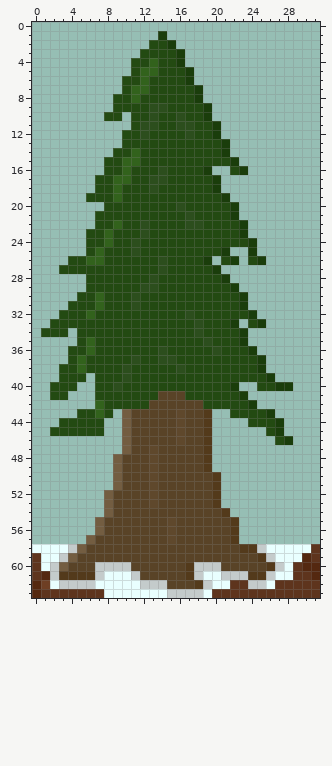
Two versions of one pixel-art sprite, src/Blizzard/data/TreeTileColeNeves.png. This is how it looked before the edit.
The file is 64x128 pixels, drawn in blocks of 2x2; one block is one cell here. Colours within 5 levels of each other are drawn and written as one.
And afterwards:
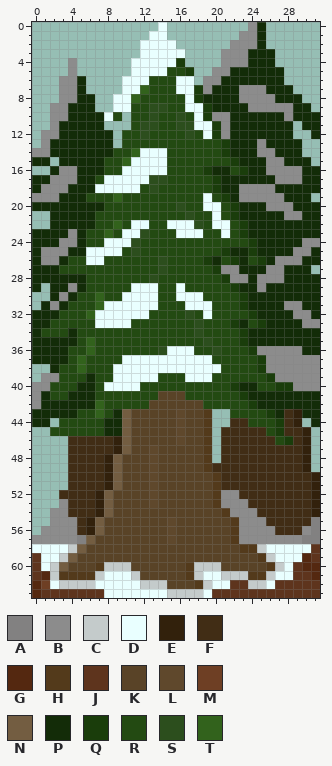
Palette (. is transparent): A #828181  B #8c8c8c  C #c4cbcb  D #e9ffff  E #32210c  F #412d15  G #542810  H #533a1b  J #5e341d  K #594327  L #5f482c  M #6e3f24  N #735d41  P #132c08  Q #1a3d0b  R #234a12  S #2c4e1d  T #32621c
Changes in this commit:
y 0: x 14 . -> D; x 24..25 .. -> BP
y 1: x 13..14 .Q -> DD; x 23..25 ... -> BBP
y 2: x 12..15 .RRQ -> DDDD; x 22..25 .... -> BBBP
y 3: x 12..16 RRRRQ -> DDDDD; x 21..26 ...... -> BBBPPP
y 4: x 4 . -> B; x 11..15 RRTRR -> DDDDD; x 21..26 ...... -> BBBPPP
y 5: x 4 . -> B; x 11..14 RTTR -> DDDD; x 20..27 ........ -> BBPPPPPP
y 6: x 3..5 ... -> BBP; x 10..12 RRT -> DDD; x 16..17 RQ -> DD; x 19..27 ......... -> BBPPPPPPP
y 7: x 3..5 ... -> BBP; x 10..11 RT -> DD; x 16..17 RR -> DD; x 19..28 .......... -> BPPPBBBPPP
y 8: x 3..6 .... -> BBPP; x 9..10 RR -> DD; x 17 R -> D; x 19..29 ........... -> PPPPBBBBPPP
y 9: x 2..6 ..... -> BBPPP; x 9..10 RR -> DD; x 17..18 RR -> DD; x 20..30 ........... -> PPPPBBBBBPP
y 10: x 2..8 ......R -> BBPPPPD; x 18 R -> D; x 20..31 ............ -> BBPPPPPPBPPP
y 11: x 2..7 ...... -> BPPPPP; x 18..19 RR -> DD; x 21..28 ........ -> BPPPPPPP; x 30..31 .. -> PP
y 12: x 1..8 ........ -> BBPPPPPP; x 19 R -> D; x 21..28 ........ -> BPPPPPPP; x 31 . -> P
y 13: x 1..8 ........ -> BPPPPPPP; x 22..29 ........ -> PPPBPPPP
y 14: x 0..8 ......... -> BBPPPPPPP; x 12..14 RRR -> DDD; x 22..29 ........ -> PPPBBPPP
y 15: x 0..1 .. -> PP; x 3..7 ..... -> PPPPP; x 11..14 TRRR -> DDDD; x 23..30 ........ -> PPPBBPPP
y 16: x 2..7 ...... -> PBBPPP; x 10..14 TRRRS -> DDDDD; x 20..21 .. -> PP; x 24..31 ........ -> PPBBBBPP
y 17: x 0..6 ....... -> PPBBBPP; x 8..12 RTTRR -> DDDDD; x 21..31 ........... -> PPPPPPBBBPP
y 18: x 0..11 .......RRTRR -> PBBBPPPDDDDD; x 21..31 ........... -> PPBBBBPPPPP
y 19: x 0..5 ...... -> BBBPPP; x 19 R -> D; x 22..30 ......... -> PBBBBBPPP
y 20: x 0..7 ........ -> PPPPPPPP; x 19..20 RR -> DD; x 23..31 ......... -> PPPBBBPPP
y 21: x 2..6 ..... -> PPPPP; x 20 R -> D; x 23..31 ......... -> PPPPPBBPP
y 22: x 2..6 ..... -> PPPPP; x 11..12 RS -> DD; x 15..17 RRS -> DDD; x 20..21 RR -> DD; x 24..31 ........ -> PPPPPPPP
y 23: x 0..5 ...... -> PPPPBP; x 10..11 RR -> DD; x 16..18 RRR -> DDD; x 21 R -> D; x 24..31 ........ -> PPPPPPPP
y 24: x 0..5 ...... -> PPPBBP; x 8..10 TRR -> DDD; x 25..31 ....... -> PPPPPBB
y 25: x 0..9 ......RTRR -> PBBBPPDDDD; x 22..23 .. -> PP; x 25..31 ....... -> PPPPBBP
y 26: x 0..3 .... -> PBBP; x 6..7 TT -> DD; x 20 . -> P; x 23 . -> P; x 26..31 ...... -> PBBBPP
y 27: x 0..2 ... -> PPP; x 21..30 .......... -> BBPPPBBPPP
y 28: x 0..5 ...... -> PPPPPP; x 22..31 .......... -> BBPBBBPPPP
y 29: x 0 . -> P; x 2..5 .... -> PPBP; x 11..13 RSS -> DDD; x 16 R -> D; x 23..31 ......... -> PPBPPPPPP
y 30: x 2..4 ... -> PBP; x 10..13 RSRR -> DDDD; x 16..18 RRR -> DDD; x 24..31 ........ -> PPPPPPPP
y 31: x 1..3 ... -> PBP; x 8..13 RRRSRR -> DDDDDD; x 17..19 RRR -> DDD; x 24..31 ........ -> PPPPBBPP
y 32: x 0..2 ... -> PPP; x 7..12 RRRRRR -> DDDDDD; x 19 R -> D; x 25..31 ....... -> PPPPBBP
y 33: x 0..1 .. -> PP; x 7..10 RRRR -> DDDD; x 23 . -> P; x 26..31 ...... -> PPPPBB
y 34: x 0 . -> P; x 4 . -> P; x 24..31 ........ -> PPPPPPPP
y 35: x 0..4 ..... -> PPPPP; x 24..31 ........ -> PPPPPPPP
y 36: x 0..3 .... -> PPPP; x 15..17 RRR -> DDD; x 25..31 ....... -> BBBBBPP
y 37: x 0..3 .... -> PPPP; x 10..19 RSRRSSRRRR -> DDDDDDDDDD; x 26..31 ...... -> BBBBBB
y 38: x 2 . -> P; x 9..20 RSRRRRRSRRRR -> DDDDDDDDDDDD; x 26..31 ...... -> BBBBBB
y 39: x 1..2 .. -> BB; x 6 . -> P; x 9..13 RSRRR -> DDDDD; x 17..19 RRR -> DDD; x 27..31 ..... -> BBBBB
y 40: x 0..1 .. -> BB; x 5..6 .. -> PP; x 8..11 RSRR -> DDDD; x 23..24 .. -> PP; x 29..31 ... -> BBB
y 41: x 0..1 .. -> BP; x 4..6 ... -> PPP; x 24..31 ........ -> PPPPPPPP
y 42: x 0..6 ....... -> BPPPPPP; x 25..31 ....... -> PPPPPPP
y 43: x 0..4 ..... -> PPPPP; x 9 . -> P; x 27..31 ..... -> PFEPP
y 44: x 0..1 .. -> PP; x 8..9 .. -> PP; x 22..23 .. -> FF; x 28..29 .. -> FE; x 31 . -> P
y 45: x 8..9 .. -> PP; x 21..25 ..... -> FFFFF; x 28..30 ... -> FFE
y 46: x 4..9 ...... -> FFFFFE; x 21..26 ...... -> FFFFFF; x 29..30 .. -> FE
y 47: x 4..9 ...... -> FFFFFE; x 21..30 .......... -> FFFFFFFFFE
y 48: x 4..8 ..... -> FFFFE; x 21..30 .......... -> FFFFFFFFFE
y 49: x 4..8 ..... -> FFFFE; x 20..30 ........... -> FFFFFFFFFFE
y 50..51: x 4..8 ..... -> FFFFE; x 21..31 ........... -> FFFFFFFFFFE
y 52: x 3..7 ..... -> FFFFE; x 21..31 ........... -> BBFFFFFFFFE
y 53: x 3..7 ..... -> BFFFE; x 21..31 ........... -> BBBFFFFFFFE
y 54: x 2..7 ...... -> BBFFFE; x 22..31 .......... -> BBBFFFFFFE
y 55: x 2..6 ..... -> BBBFE; x 23..31 ......... -> BBBFFFFFA
y 56: x 1..6 ...... -> BBBBFE; x 23..31 ......... -> BBBBFFFBA
y 57: x 0..5 ...... -> BBBBBA; x 23..31 ......... -> BBBBBBBAA
y 60: x 7 C -> H
Pixel boxes of the changes (left, top, right, bottom) in both pictures:
changed: (32, 22, 320, 571)
